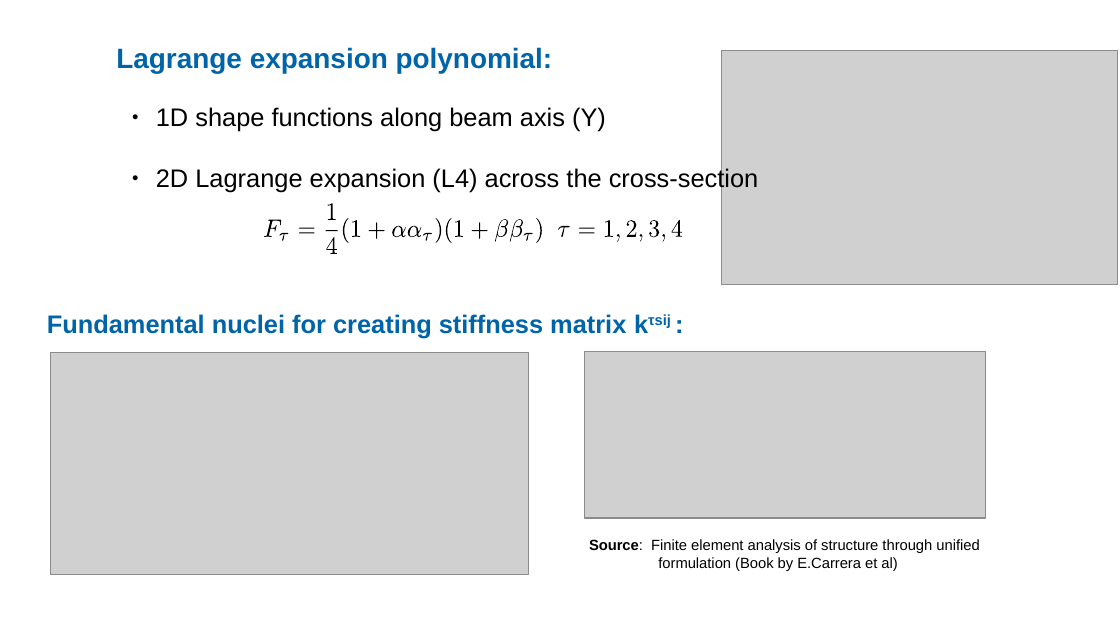
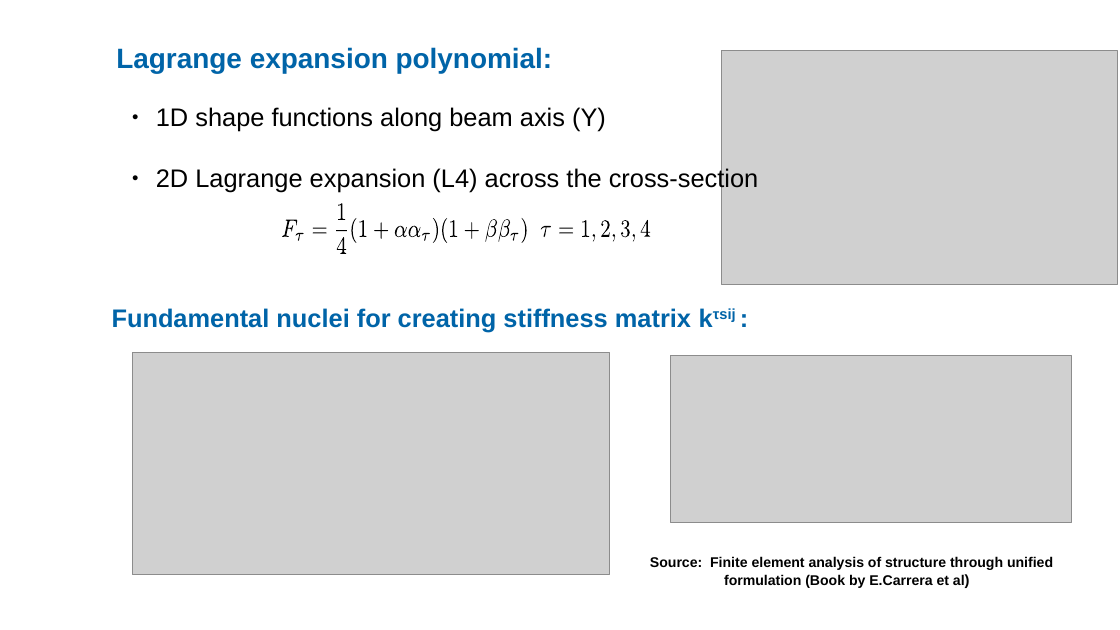
Before and after one commit to ARUN-PRAKASH-95/PPP-presentations, a slide deck: slide 5 of PPPSS19_63876_ARUN_PRAKASH_GANAPATHY.odp. Drawn at 1120x630 pixels with LibreOffice and Linux fonts; fonts in the diff are those of the drawing; grey boxes stand for pictures; background and template pictures are left out. Boxes give left, top, right and bottom in pixels: in the first picture for what was removed or moved away, otherwise in the second. Text is boxed around its words. In the diff, an @@ line names an element or a change of style, - is before the commit and + after.

```diff
--- a/PPPSS19_63876_ARUN_PRAKASH_GANAPATHY.odp
+++ b/PPPSS19_63876_ARUN_PRAKASH_GANAPATHY.odp
@@ freeform shape moved from (x1=264, y1=220, x2=282, y2=237) to (x1=283, y1=220, x2=298, y2=237) @@
@@ freeform shape moved from (x1=279, y1=233, x2=289, y2=241) to (x1=296, y1=233, x2=304, y2=241) @@
@@ freeform shape moved from (x1=299, y1=228, x2=315, y2=234) to (x1=313, y1=228, x2=327, y2=234) @@
@@ 4 freeform shapes moved together from (x1=326, y1=203, x2=350, y2=254) to (x1=336, y1=203, x2=357, y2=254) @@
@@ freeform shape moved from (x1=353, y1=221, x2=361, y2=237) to (x1=360, y1=221, x2=367, y2=237) @@
@@ freeform shape moved from (x1=369, y1=223, x2=385, y2=239) to (x1=374, y1=223, x2=388, y2=239) @@
@@ outline redrawn in 3 elements at (x1=409, y1=226, x2=421, y2=237), (x1=395, y1=226, x2=408, y2=237), (x1=422, y1=233, x2=430, y2=241) @@
@@ 3 freeform shapes moved together from (x1=436, y1=219, x2=463, y2=244) to (x1=433, y1=219, x2=457, y2=244) @@
@@ 3 freeform shapes moved together from (x1=472, y1=220, x2=523, y2=242) to (x1=464, y1=220, x2=510, y2=242) @@
@@ 3 freeform shapes moved together from (x1=523, y1=219, x2=570, y2=244) to (x1=510, y1=219, x2=551, y2=244) @@
@@ freeform shape moved from (x1=579, y1=228, x2=596, y2=234) to (x1=559, y1=228, x2=573, y2=234) @@
@@ 4 freeform shapes moved together from (x1=605, y1=221, x2=643, y2=241) to (x1=582, y1=221, x2=615, y2=241) @@
@@ 3 freeform shapes moved together from (x1=649, y1=220, x2=683, y2=241) to (x1=621, y1=220, x2=650, y2=241) @@
@@ text "Fundamental nuclei for creating stiffness ..." moved from (x1=47, y1=314, x2=626, y2=339) to (x1=112, y1=308, x2=691, y2=333) @@
@@ picture moved from (x1=51, y1=353, x2=528, y2=575) to (x1=132, y1=353, x2=610, y2=575) @@
@@ picture moved from (x1=584, y1=352, x2=986, y2=518) to (x1=671, y1=356, x2=1072, y2=522) @@
@@ text "Source: Finite element analysis of ..." moved from (x1=589, y1=539, x2=979, y2=571) to (x1=650, y1=556, x2=1053, y2=588) @@
@@ text "Source: Finite element analysis of ..." at (x1=650, y1=556, x2=1053, y2=588): size 10.5 to 10 pt, bold on @@
```
Also in this commit, not shown: 7 other slides changed, 2 slides added, 2 other files.
